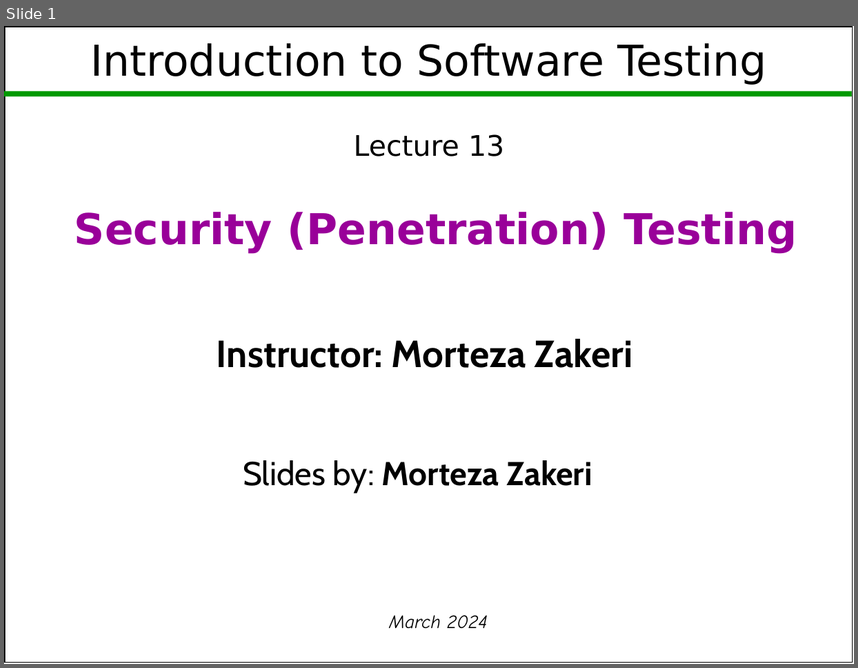
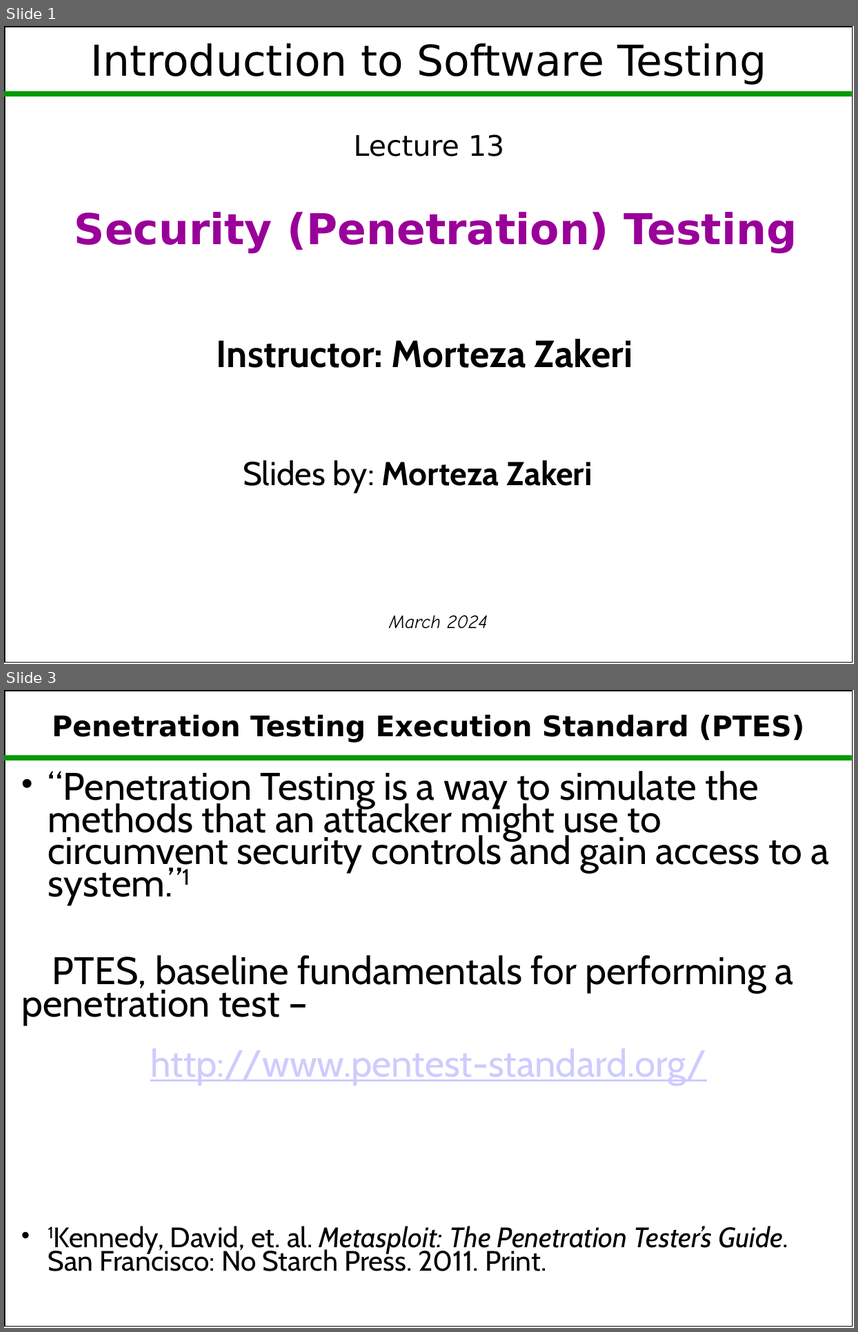
Before and after one commit to m-zakeri/SoftwareTesting, a slide deck: lectures/Lec13_penetration_testing.pptx. Shown one above the other, each under a label of ours: slide 1 before the commit, slides 1 and 3 after it; the slides between them are not shown. The pictures are 858x668 and 858x1332 pixels, drawn with LibreOffice and Linux fonts; fonts in the diff are those of the drawing. Boxes give left, top, right and bottom in pixels: in the first picture for what was removed or moved away, otherwise in the second. Text is boxed around its words. In the diff, an @@ line names an element or a change of style, - is before the commit and + after.

```diff
--- a/lectures/Lec13_penetration_testing.pptx
+++ b/lectures/Lec13_penetration_testing.pptx
@@ slide 3 added at (4, 690, 854, 1328), background #FFFFFF; not listed: 2 template elements that a slide beside it also shows @@
@@ title added at (52, 714, 804, 742), 24 pt, text #000000, bold @@
+Penetration Testing Execution Standard (PTES)
@@ text added at (21, 771, 830, 1271), 32.5 pt, text #000000 @@
+• “Penetration Testing is a way to simulate the methods that an attacker might use to circumvent security controls and gain access to a system.”1
+PTES, baseline fundamentals for performing a penetration test –
+http://www.pentest-standard.org/
+• 1Kennedy, David, et. al. Metasploit: The Penetration Tester’s Guide. San Francisco: No Starch Press. 2011. Print.
```
Also in this commit, not shown: 13 other slides added, 2 slides removed, 45 other files.
